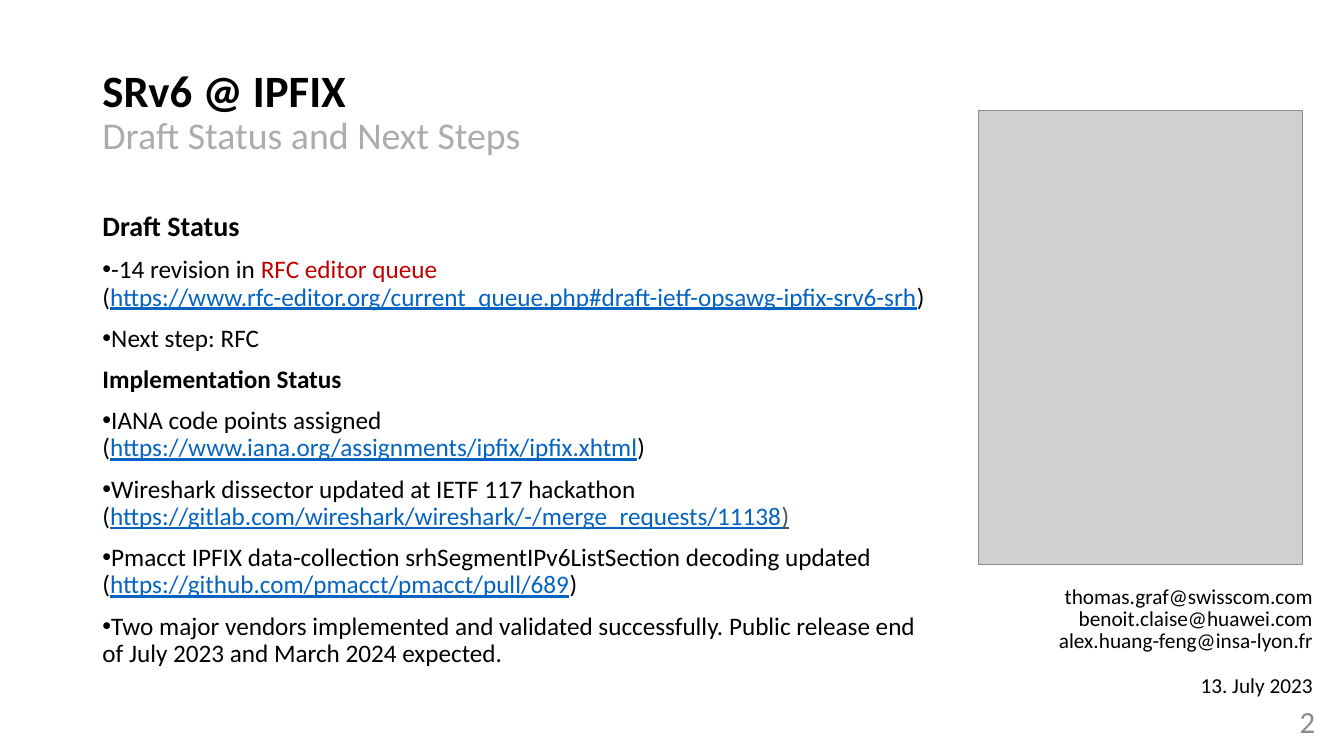
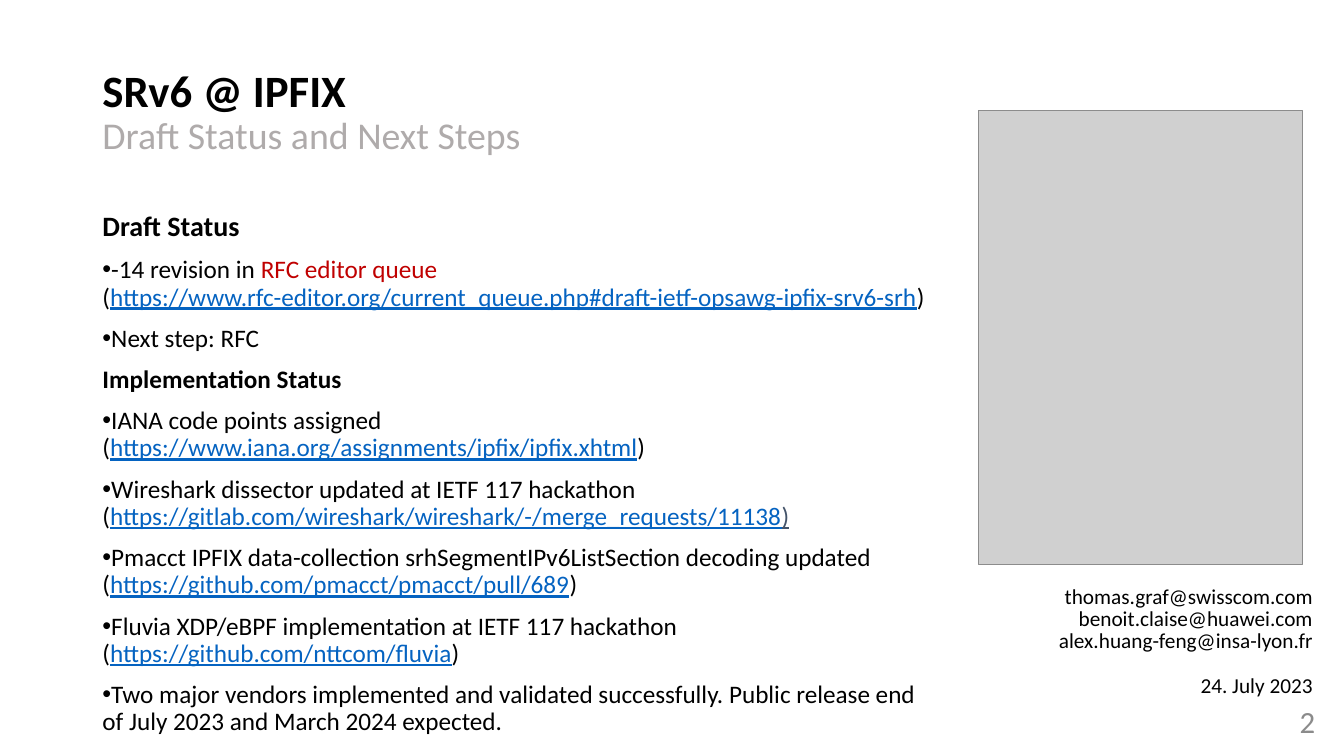
Before and after one commit to network-analytics/ietf-network-analytics-document-status, a slide deck: slide 2 of 117/OPSAWG/draft-opsawg-ipfix-srv6-srh-and-on-path-telemetry.pptx. Drawn at 1344x756 pixels with LibreOffice and Linux fonts; fonts in the diff are those of the drawing; grey boxes stand for pictures. Boxes give left, top, right and bottom in pixels: in the first picture for what was removed or moved away, otherwise in the second. Text is boxed around its words. In the diff, an @@ line names an element or a change of style, - is before the commit and + after.

```diff
--- a/117/OPSAWG/draft-opsawg-ipfix-srv6-srh-and-on-path-telemetry.pptx
+++ b/117/OPSAWG/draft-opsawg-ipfix-srv6-srh-and-on-path-telemetry.pptx
@@ text at box(102, 617, 677, 667): paragraph added @@
+• Fluvia XDP/eBPF implementation at IETF 117 hackathon
+  (https://github.com/nttcom/fluvia)
@@ text at box(1201, 678, 1313, 697): text changed @@
-13. July 2023
+24. July 2023
```
Also in this commit, not shown: 2 other slides changed, 1 other file.
